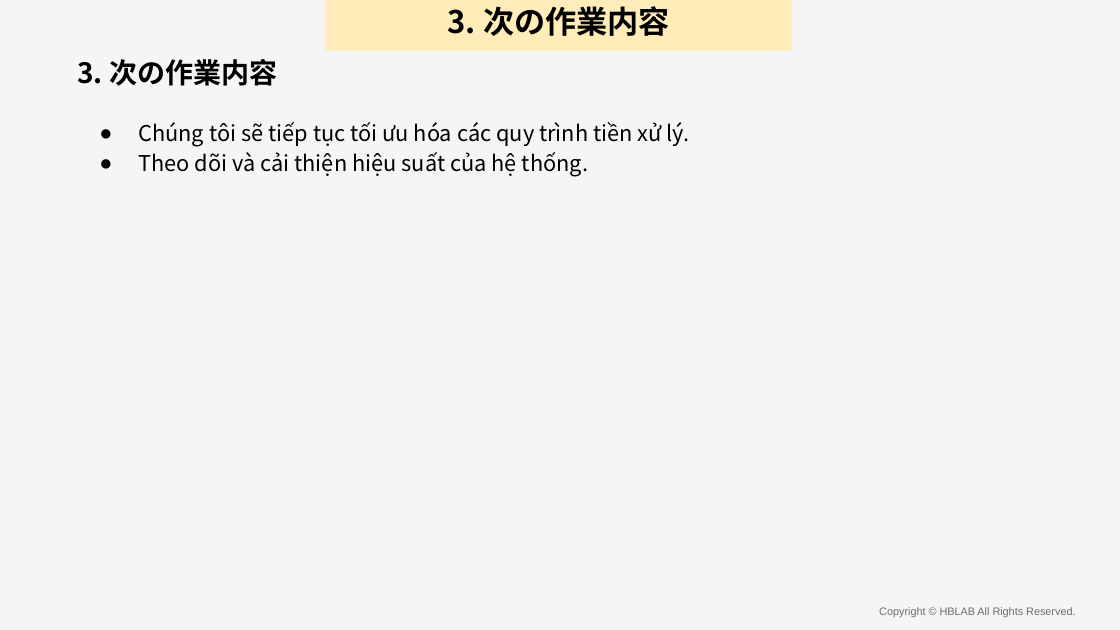
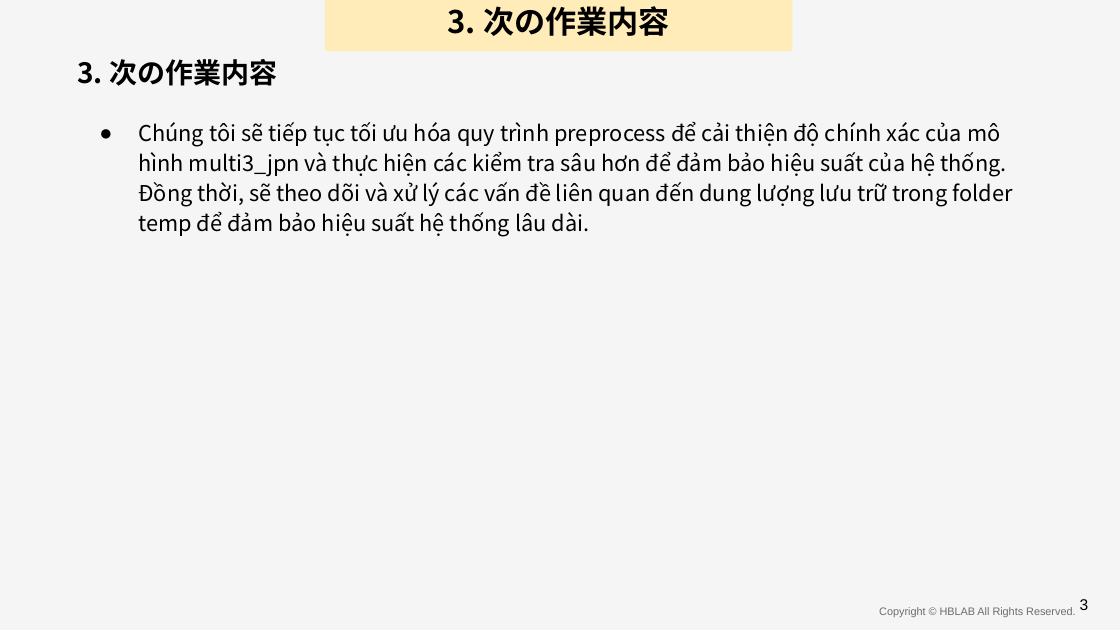
Before and after one commit to anhnvVNU/slide_maker, a slide deck: slide 26 of output/final_presentation.pptx (slide 11 before the commit). Drawn at 1120x630 pixels with LibreOffice and Linux fonts; fonts in the diff are those of the drawing; background and template pictures are left out. Boxes give left, top, right and bottom in pixels: in the first picture for what was removed or moved away, otherwise in the second. Text is boxed around its words. In the diff, an @@ line names an element or a change of style, - is before the commit and + after.

```diff
--- a/output/final_presentation.pptx
+++ b/output/final_presentation.pptx
@@ text at bbox=[138, 122, 1012, 237]: text changed @@
-● Chúng tôi sẽ tiếp tục tối ưu hóa các quy trình tiền xử lý.
-● Theo dõi và cải thiện hiệu suất của hệ thống.
+● Chúng tôi sẽ tiếp tục tối ưu hóa quy trình preprocess để cải thiện độ chính xác của mô hình multi3_jpn và thực hiện các kiểm tra sâu hơn để đảm bảo hiệu suất của hệ thống. Đồng thời, sẽ theo dõi và xử lý các vấn đề liên quan đến dung lượng lưu trữ trong folder temp để đảm bảo hiệu suất hệ thống lâu dài.
@@ text added at bbox=[1080, 599, 1089, 610], 10 pt, text #000000 @@
+3
```
Also in this commit, not shown: 7 other slides changed, 15 slides added, 20 other files.
